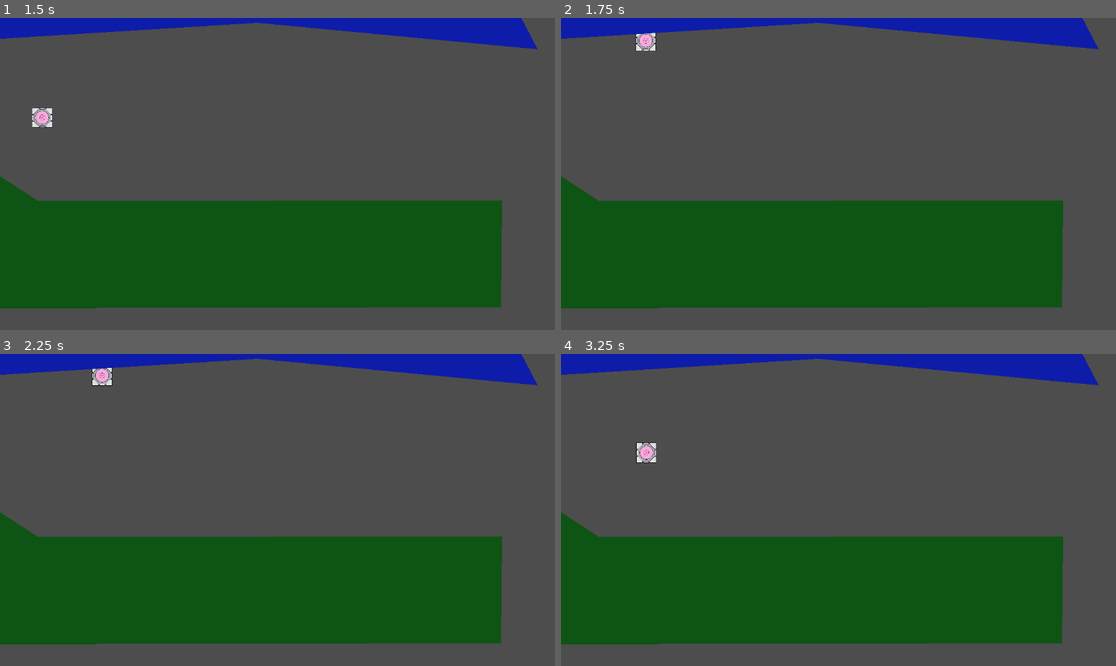
Above: before the commit, frames 1-4 (two rows, left to right).
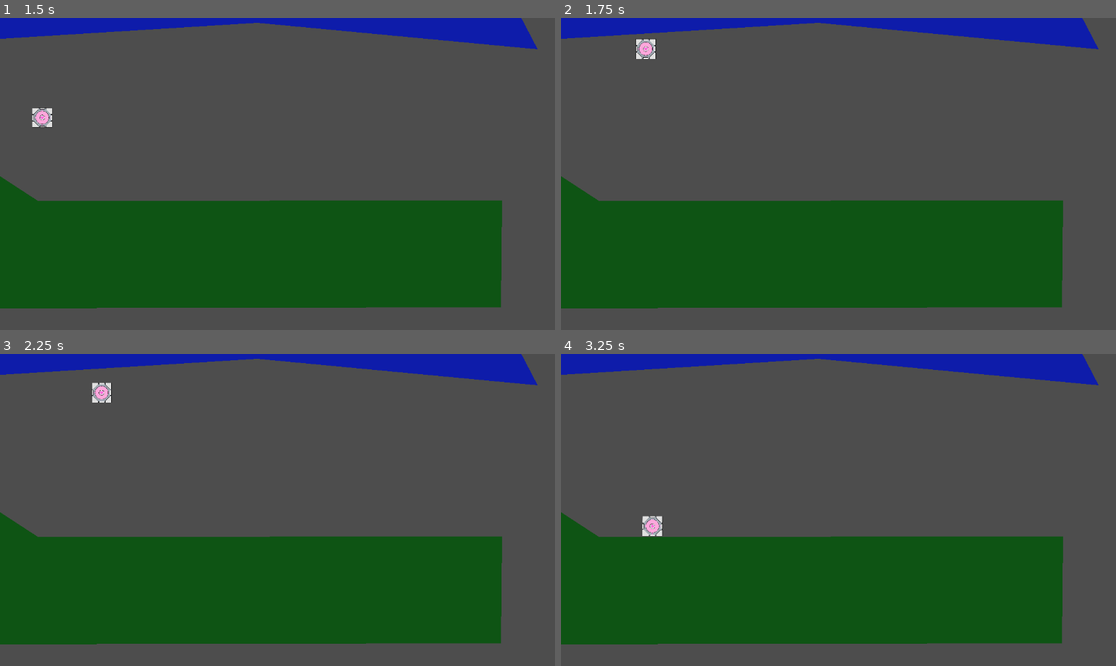
Above: after the commit, the same moments.

Repository: SolangeLL/Epitech_jam
Game: Godot game, scene res://MenuScene.tscn
The game is run twice, just before and just after one commit, with the same random seed, the same clock (stepped at 60 frames per second) and the same inputs.
Inputs:
- Up to frame 1 (1.5 s): click "PLAY SINGLE PLAYER" at 0.5 s; hold Right (ui_right) from 1.28 s (still down); hold Space (jump) from 1.28 s (still down); tap A (revert) at 1.35 s
- Up to frame 2 (1.75 s): keep holding Right (ui_right); keep holding Space (jump)
- Up to frame 3 (2.25 s): release Right (ui_right) at 2.03 s; release Space (jump) at 2.03 s; hold Left (ui_left) from 2.03 s (still down); tap Space (jump) at 2.1 s
- Up to frame 4 (3.25 s): tap Space (jump) at 2.27, 2.57 s; tap A (revert) at 2.3, 2.85 s; release Left (ui_left) at 2.78 s; hold Right (ui_right) from 2.78 s (still down); hold Space (jump) from 2.78 s (still down)

Frame 1 is identical in both runs. In frame 2, 0.3% of the frame differs, in the area x 13-18%, y 4-14%; in frame 3, 0.4%; in frame 4, 0.5%, in the area x 13-19%, y 28-59%.

Commit message:
:fire: Erase double jumps

Diff:
--- a/Player.tscn
+++ b/Player.tscn
@@ -16,5 +16,3 @@
 
 [node name="CollisionShape2D" type="CollisionShape2D" parent="."]
 shape = SubResource("RectangleShape2D_sk0em")
-
-[node name="GravityDirection" type="RayCast2D" parent="."]
--- a/Scripts/Player.gd
+++ b/Scripts/Player.gd
@@ -10,16 +10,14 @@
 	velocity.x = 0
 	var right = Input.is_action_pressed('ui_right')
 	var left = Input.is_action_pressed('ui_left')
-	var jump = Input.is_action_just_pressed("jump")
+	var jump = Input.is_action_pressed("jump")
 	var revert = Input.is_action_just_pressed("revert")
 
-	if jump and is_on_floor():
+	if jump and (is_on_floor() or is_on_ceiling()):
 		velocity.y = jump_speed
 	if revert:
 		gravity *= -1
 		jump_speed *= -1
-		$GravityDirection.target_position.y *= -1
-		print(Vector3.UP)
 	if right:
 		velocity.x += run_speed
 	if left:
@@ -31,9 +29,9 @@
 func _physics_process(delta):
 	velocity.y += gravity * delta
 	get_input()
-	var direction = Input.get_axis("ui_left", "ui_right")
-	velocity.x = direction * run_speed
 	move_and_slide()
+
+	# Rotate sprite according to ground normal
 	var normal = get_floor_normal()
 	$Sprite2D.rotation = normal.angle()
 	pass
